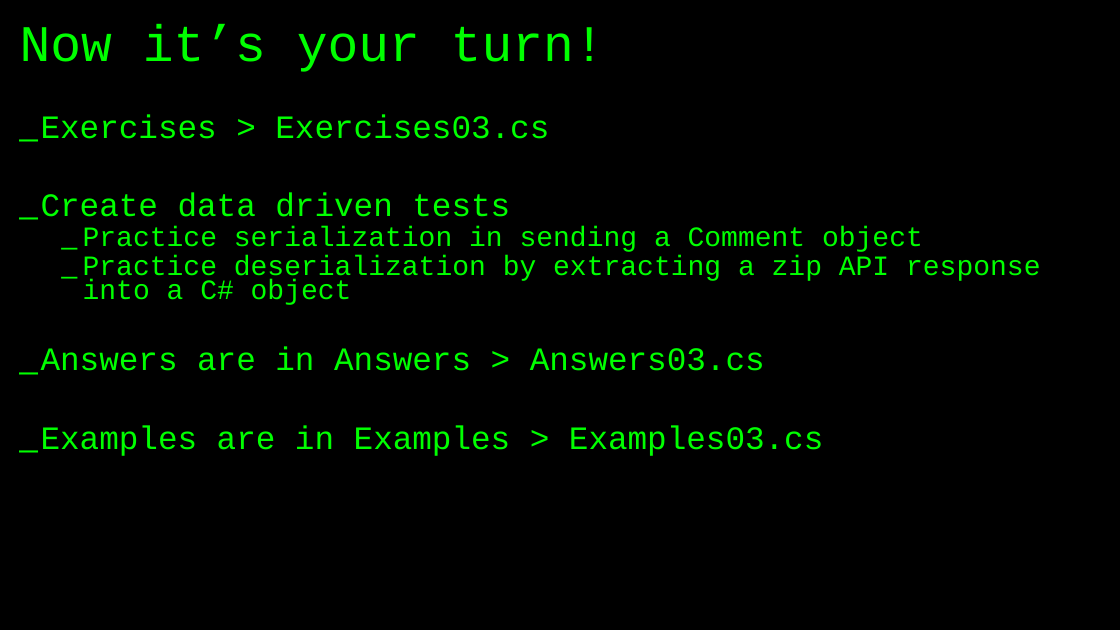
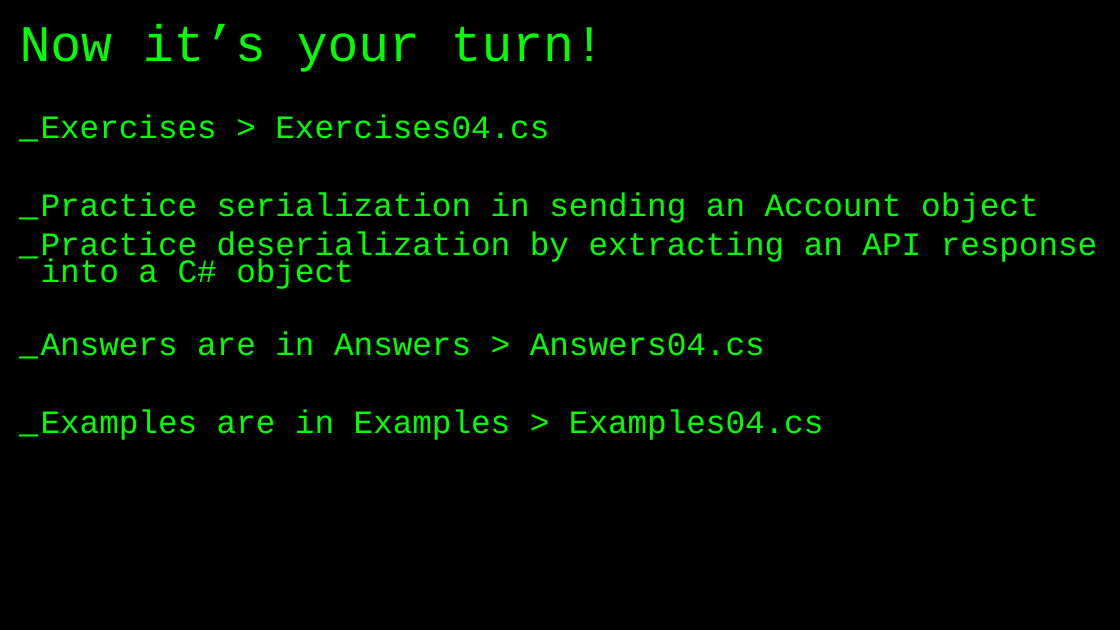
Before and after one commit to basdijkstra/restsharp-workshop, a slide deck: slide 51 of RestSharpWorkshop.pptx (slide 48 before the commit). Drawn at 1120x630 pixels with LibreOffice and Linux fonts; fonts in the diff are those of the drawing. Boxes give left, top, right and bottom in pixels: in the first picture for what was removed or moved away, otherwise in the second. Text is boxed around its words. In the diff, an @@ line names an element or a change of style, - is before the commit and + after.

Commit message:
Update slide deck

```diff
--- a/RestSharpWorkshop.pptx
+++ b/RestSharpWorkshop.pptx
@@ text at [41, 114, 1098, 440]: text changed @@
-_ Exercises > Exercises03.cs
-_ Create data driven tests
-  _ Practice serialization in sending a Comment object
-  _ Practice deserialization by extracting a zip API response into a C# object
-_ Answers are in Answers > Answers03.cs
-_ Examples are in Examples > Examples03.cs
+_ Exercises > Exercises04.cs
+_ Practice serialization in sending an Account object
+_ Practice deserialization by extracting an API response into a C# object
+_ Answers are in Answers > Answers04.cs
+_ Examples are in Examples > Examples04.cs
```
Also in this commit, not shown: 3 other slides changed, 6 slides added, 3 slides removed, 2 other files.
